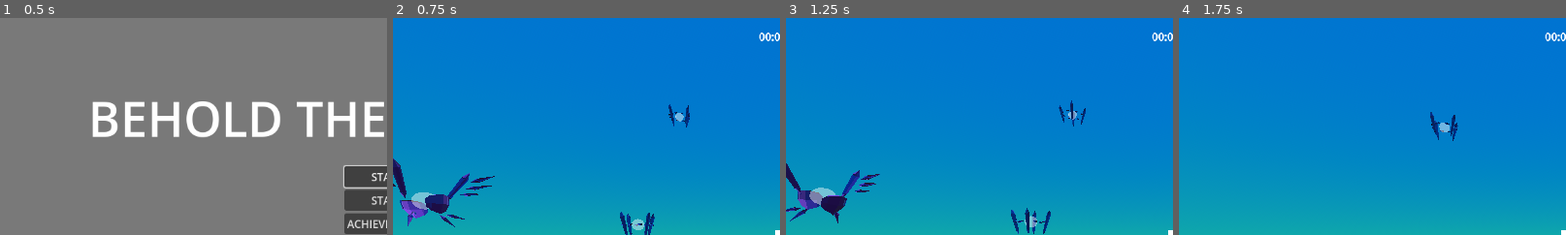
Above: before the commit, frames 1-4 (left to right).
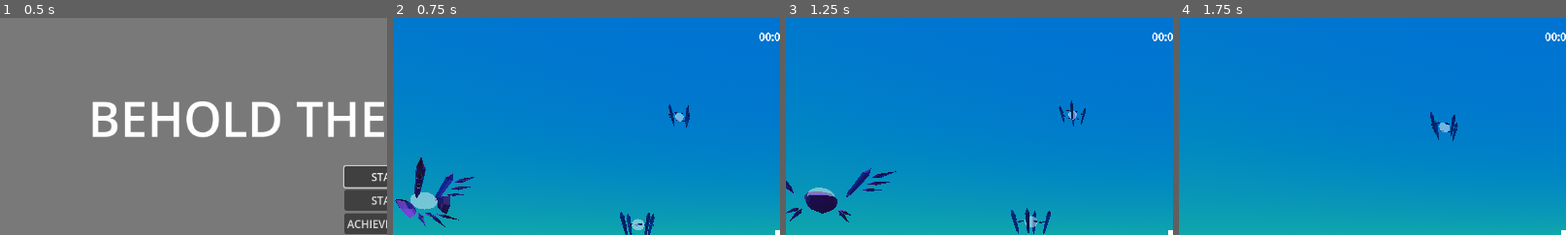
Above: after the commit, the same moments.

Repository: lucasrumney94/GodotGoneWild
Game: Godot game, scene res://Main/main_menu.tscn
The game is run twice, just before and just after one commit, with the same random seed, the same clock (stepped at 60 frames per second) and the same inputs. The engine's default icon, where the game draws it, is replaced by a stand-in: a white triangle on a blue panel in a dark square.
Inputs (mouse positions are % of the whole screen's width and height, from its top left):
- Up to frame 1 (0.5 s): no input
- Up to frame 2 (0.75 s): click "START" at 0.5 s
- Up to frame 3 (1.25 s): no input
- Up to frame 4 (1.75 s): move the mouse to (55, 50) at 1.27 s; hold W (move_forward) from 1.28 s (still down); click (55, 50) at 1.35 s; tap Space (jump) at 1.52 s
The pictures show only the part of the screen within x 0-50%, y 0-50%; the shares and areas given below are measured in that part.

Frame 1 is identical in both runs. In frame 2, 2.2% of the frame differs, in the area x 0-27%, y 64-97%; in frame 3, 1.9%; in frame 4, nothing differs.

Commit message:
add lerping

Diff:
--- a/godot-wild-tower/Objects/Enemies/mobileenemy.gd
+++ b/godot-wild-tower/Objects/Enemies/mobileenemy.gd
@@ -16,8 +16,12 @@
 	# calculate velocity
 	velocity = direction * distance * (sin(Time.get_ticks_msec() / 1000 / period)) * delta;
 
-	# calculate look direction
+	# SNAP calculate look direction
+	# var lookdir = atan2(velocity.x, velocity.z)
+	# rotation.y = lookdir # TODO: use tweening instead of a set
 
-	var lookdir = atan2(velocity.x, velocity.z)
-	rotation.y = lookdir # TODO: use tweening instead of a set
+	if velocity != Vector3.ZERO:
+		var lookdir = atan2(velocity.x, velocity.z)
+		rotation.y = lerp(rotation.y, lookdir, 0.1)
+
 	move_and_slide()
